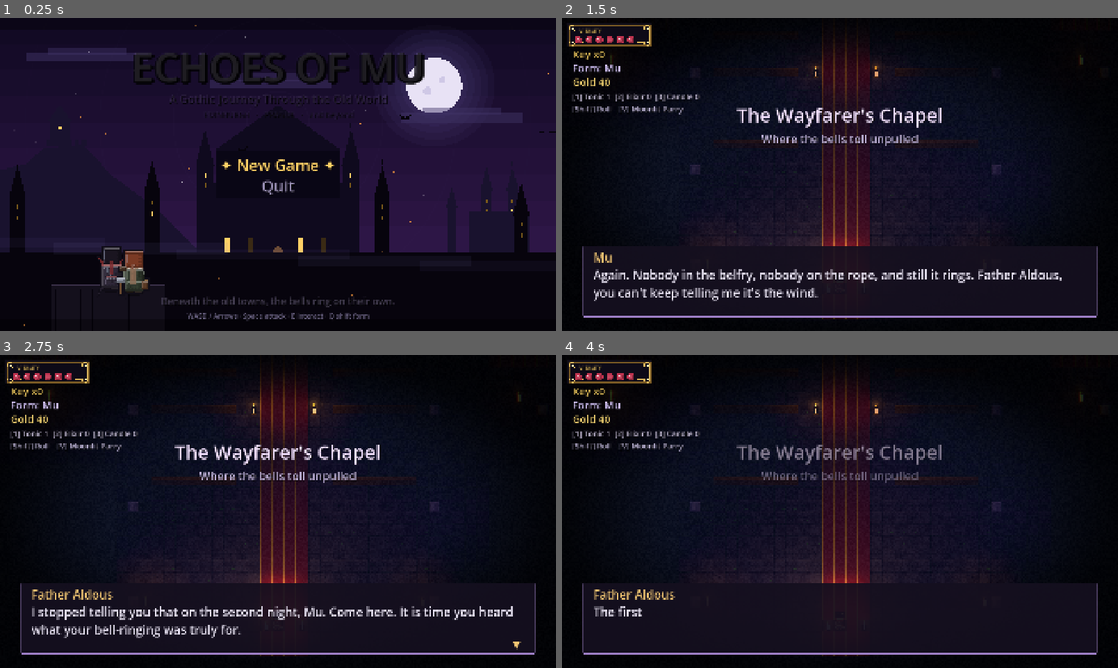
Above: before the commit, frames 1-4 (two rows, left to right).
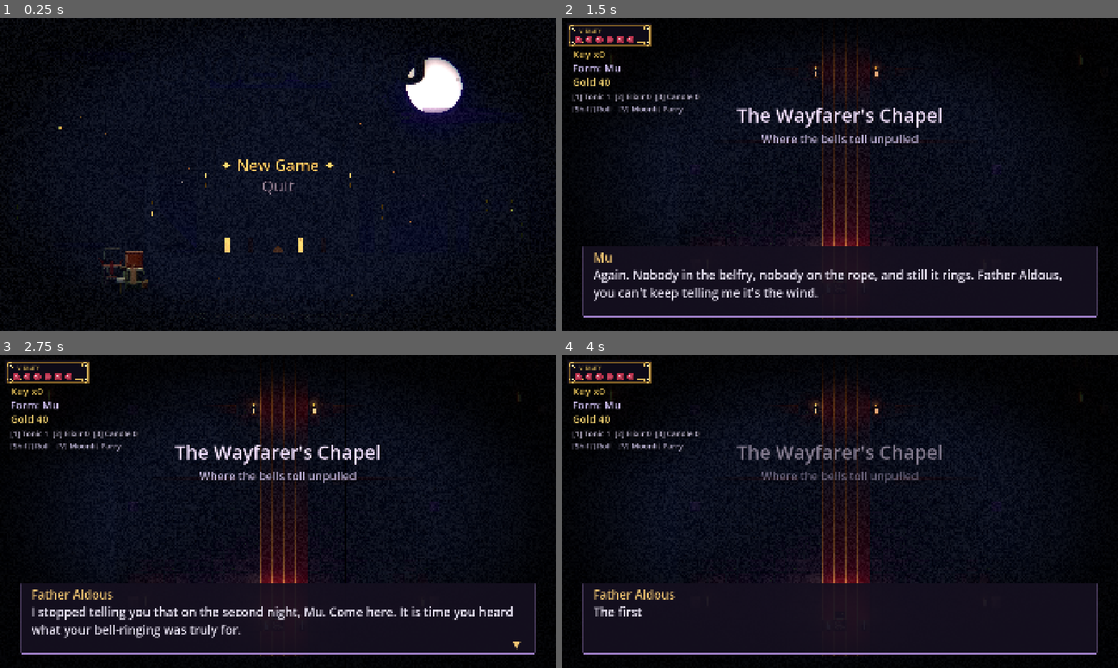
Above: after the commit, the same moments.

Repository: muhyrule/echoes-of-mu-game
Game: Godot game, scene res://src/scenes/menu/MainMenu.tscn
The game is run twice, just before and just after one commit, with the same random seed, the same clock (stepped at 60 frames per second) and the same inputs.
Inputs:
- Up to frame 1 (0.25 s): no input
- Up to frame 2 (1.5 s): tap Enter (ui_accept) at 0.5, 0.77, 1.07 s; hold D (move_right) 0.53-1.28 s; tap Q (form) at 0.6 s; hold S (move_down) from 1.28 s (still down); tap Space (attack) at 1.35 s
- Up to frame 3 (2.75 s): tap Enter (ui_accept) at 1.52, 1.82 s; tap Q (form) at 1.55, 2.3 s; release S (move_down) at 2.03 s; hold D (move_right) from 2.03 s (still down); tap Shift (dodge) at 2.1 s
- Up to frame 4 (4 s): release D (move_right) at 2.78 s; hold W (move_up) 2.78-3.53 s; tap Q (form) at 2.85, 3.8 s; tap Enter (ui_accept) at 3.02, 3.32, 3.77 s; hold A (move_left) from 3.53 s (still down); hold V (guard) from 3.53 s (still down)

The runs differ from the first frame. In frame 1, 38% of the frame differs, in the area x 0-100%, y 2-99%; in frame 2, 0.5%; in frame 3, 0.7%; in frame 4, 0.6%.

Commit message:
Grade the main menu and turn up grit: scratches, dirt specks, heavier grain, deeper desaturation
Co-authored-by: Copilot App <223556219+Copilot@users.noreply.github.com>

Diff:
--- a/src/core/post.gdshader
+++ b/src/core/post.gdshader
@@ -3,7 +3,7 @@
 
 uniform sampler2D screen_tex : hint_screen_texture, filter_linear_mipmap;
 uniform float time = 0.0;
-uniform float grit = 1.0;
+uniform float grit = 1.7;
 uniform vec3 shadow_tint = vec3(0.05, 0.07, 0.14);
 uniform vec3 high_tint = vec3(1.04, 0.97, 0.88);
 
@@ -30,15 +30,19 @@
 	col += bloom * 0.9;
 
 	float l = dot(col, vec3(0.299, 0.587, 0.114));
-	col = mix(vec3(l), col, 0.78);
+	col = mix(vec3(l), col, 0.78 - 0.1 * grit);
 	col = (col - 0.5) * (1.0 + 0.22 * grit) + 0.5;
 	col = max(col - 0.03 * grit, vec3(0.0));
 	col = pow(col, vec3(1.12));
 	col = mix(col * high_tint, col + shadow_tint * (1.0 - smoothstep(0.0, 0.5, l)), 1.0 - smoothstep(0.0, 0.6, l));
 
+	float sc = hash(vec2(floor(uv.x * 640.0), floor(time * 12.0)));
+	col -= step(0.9975, sc) * 0.18 * grit * (0.4 + l);
+	float dirt = hash(floor(uv * vec2(240.0, 135.0)) + floor(time * 2.0));
+	col *= 1.0 - step(0.985, dirt) * 0.12 * grit;
 	float vig = smoothstep(0.18, 0.62, r2 * 1.9);
-	col *= 1.0 - vig * 0.62;
+	col *= 1.0 - vig * 0.72;
 	float g = hash(uv * vec2(1920.0, 1080.0) + fract(time) * 100.0) - 0.5;
-	col += g * 0.045 * grit * (1.0 - l * 0.6);
+	col += g * 0.06 * grit * (1.0 - l * 0.6);
 	COLOR = vec4(col, 1.0);
 }
--- a/src/scenes/menu/main_menu.gd
+++ b/src/scenes/menu/main_menu.gd
@@ -18,11 +18,15 @@
 	"Mu and his companions follow the echoes across a gothic world.",
 	"Each friend carries a story of their own. Not all will walk to the end.",
 ]
+const PostScript = preload("res://src/core/post.gd")
 const FigureScript = preload("res://src/scenes/menu/menu_figure.gd")
 
 
 func _ready() -> void:
 	font = ThemeDB.fallback_font
+	var post := CanvasLayer.new()
+	post.set_script(PostScript)
+	add_child(post)
 	set_anchors_preset(Control.PRESET_FULL_RECT)
 	items = ["New Game", "Quit"]
 	if GameState.has_save():
